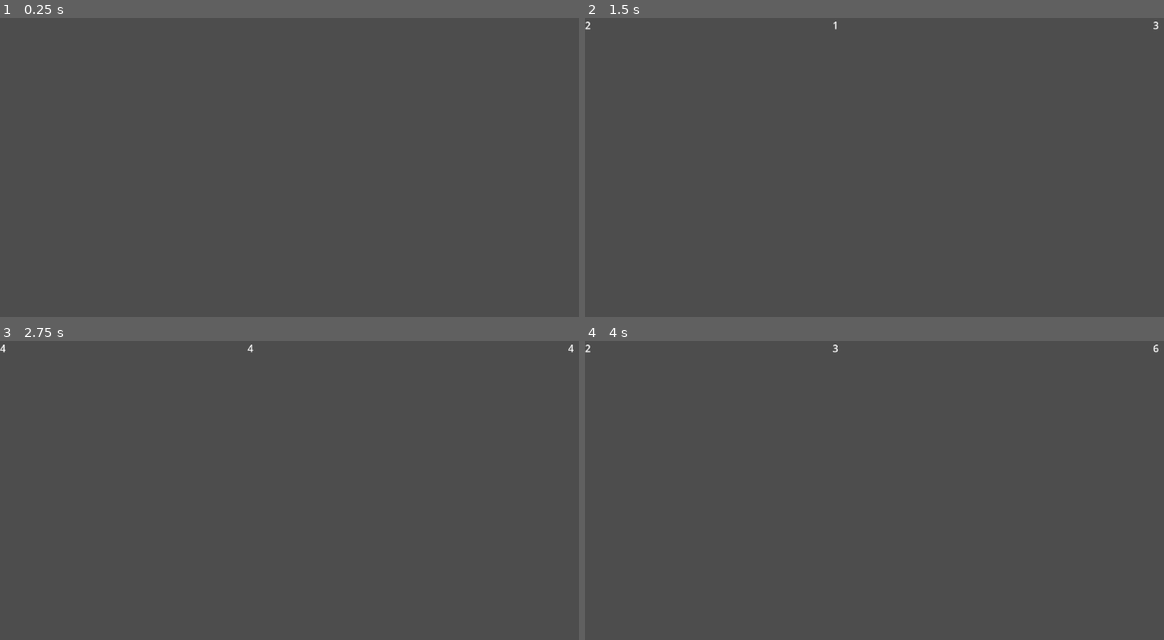
Above: before the commit, frames 1-4 (two rows, left to right).
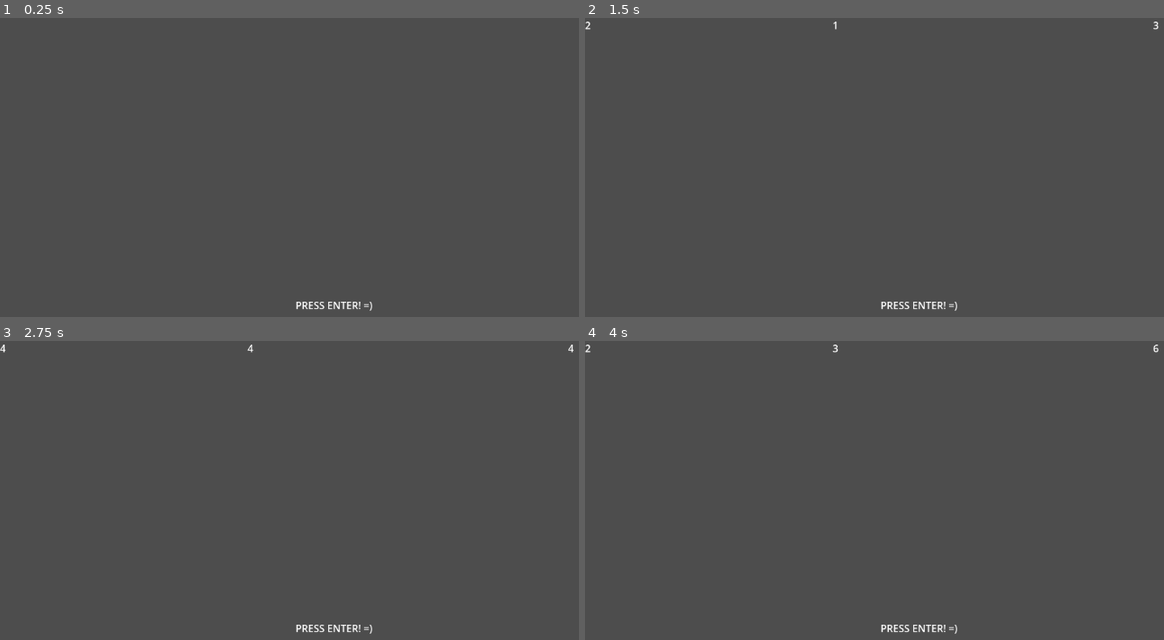
Above: after the commit, the same moments.

Repository: c-dez/juego_dados_web
Game: Godot game, scene res://test_level.tscn
Two runs of this game, one before a commit and one after it. Both use one fixed random seed, a clock stepped at 60 frames per second and the inputs below.
Inputs:
- Up to frame 1 (0.25 s): no input
- Up to frame 2 (1.5 s): tap Enter (ui_accept) at 0.5, 0.77, 1.25 s
- Up to frame 3 (2.75 s): tap Enter (ui_accept) at 1.52, 2 s
- Up to frame 4 (4 s): tap Enter (ui_accept) at 2.75, 3.02, 3.5, 3.77 s

The runs differ from the first frame. In frame 1, 0.2% of the frame differs, in the area x 51-65%, y 94-98%; in frame 2, 0.2%; in frame 3, 0.2%; in frame 4, 0.2%.

Commit message:
added TextLabel

Diff:
--- a/test_level.gd
+++ b/test_level.gd
@@ -9,11 +9,15 @@
 var label_2: Label
 var label_3: Label
 
+var text_label :Label
+
 
 func _ready() -> void:
 	label_1 = get_node("Label")
 	label_2 = get_node("Label2")
 	label_3 = get_node("Label3")
+	text_label = get_node("TextLabel")
+	text_label.text= "PRESS ENTER! =)"
 	pass
 
 
--- a/test_level.tscn
+++ b/test_level.tscn
@@ -18,3 +18,9 @@
 offset_left = 911.0
 offset_right = 1149.0
 offset_bottom = 130.0
+
+[node name="TextLabel" type="Label" parent="."]
+offset_left = 474.0
+offset_top = 450.0
+offset_right = 712.0
+offset_bottom = 580.0
